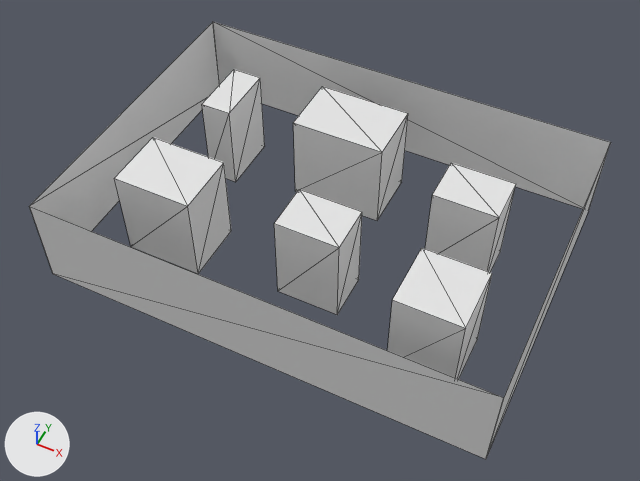
A saved change to the OBJ model 2年生 後期 ゲーム制作/Habit/Project/TestProject/res/Map/map_mini.obj.
Camera for both pictures: a 50 mm lens placed at (303.0, -438.0, 421.0), pointed at (141.0, -116.0, 17.0). Every picture has the same lights, and +X, +Y and +Z are marked at lower left. Mesh edges are drawn as thin lines. Where no turn or scale is listed for an object, it has been applied to the vertices.

Names of what the first picture shows: '平面', '平面.001', '平面.002', '平面.003', '立方体.001', '立方体.002', '立方体.003', '立方体.004', '立方体.005', '立方体.006'.
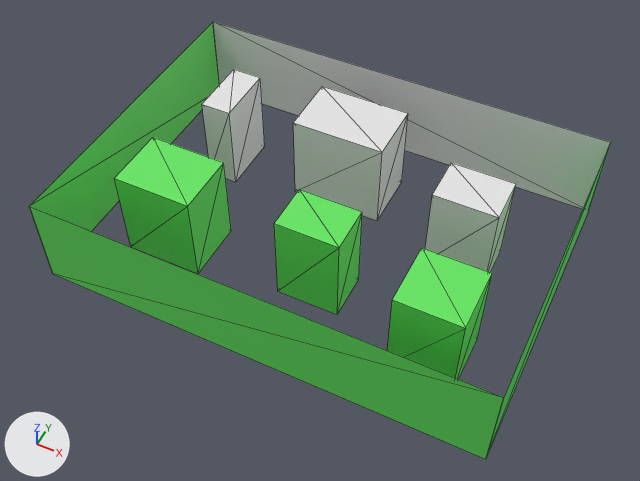
What differs and where, as boxes (x1, y1, x2, y2) in the pictures (640 x 481 px):
'平面.003', recoloured (grey to green)
    both: (29, 206, 503, 459)
'平面.002', recoloured (grey to green)
    both: (30, 22, 220, 231)
'平面.001', recoloured (grey to green)
    both: (486, 143, 611, 458)
part 1 of me_立方体_004, recoloured (white to green)
    both: (387, 248, 492, 379)
part 2 of me_立方体_005, recoloured (white to green)
    both: (274, 189, 362, 315)
part 3 of me_立方体_006, recoloured (white to green)
    both: (114, 137, 231, 274)

What the commit changed:
Material 'マテリアル.001' (mat_マテリアル_001) is new.
Its base color is (0.129, 0.8, 0.119) (green #65e761).
Material 'マテリアル' (mat_マテリアル) is new.
Its base color is (0.043, 0.801, 0.0672) (green #3ae749).
me_平面_001 has 4 vertices, 2 faces and spans x 280.0, y -200.0..0.0, z 0.0..60.0.
me_平面_001 now uses material mat_マテリアル (green #3ae749).
me_平面_002 has 4 vertices, 2 faces and spans x 0.0, y -200.0..0.0, z 0.0..60.0.
me_平面_002 now uses material mat_マテリアル_001 (green #65e761).
me_平面_003 has 4 vertices, 2 faces and spans x 0.0..280.0, y -200.0, z 0.0..60.0.
me_平面_003 now uses material mat_マテリアル_001 (green #65e761).
me_立方体_004 has 8 vertices, 10 faces and spans x 210.0..250.0, y -170.0..-130.0, z 0.0..60.0.
me_立方体_004 is used by ob_立方体_004; location (0.0, 0.0, 0.0).
me_立方体_004 part 1: 10 faces spanning x 210.0..250.0, y -170.0..-130.0, z 0.0..60.0 switch from no material to mat_マテリアル_001 (green #65e761).
me_立方体_005 has 8 vertices, 10 faces and spans x 130.0..170.0, y -150.0..-120.0, z 0.0..60.0.
me_立方体_005 is used by ob_立方体_005; location (0.0, 0.0, 0.0).
me_立方体_005 part 2: 10 faces spanning x 130.0..170.0, y -150.0..-120.0, z 0.0..60.0 switch from no material to mat_マテリアル_001 (green #65e761).
me_立方体_006 has 8 vertices, 10 faces and spans x 30.0..80.0, y -160.0..-120.0, z 0.0..60.0.
me_立方体_006 is used by ob_立方体_006; location (0.0, 0.0, 0.0).
me_立方体_006 part 3: 10 faces spanning x 30.0..80.0, y -160.0..-120.0, z 0.0..60.0 switch from no material to mat_マテリアル_001 (green #65e761).
